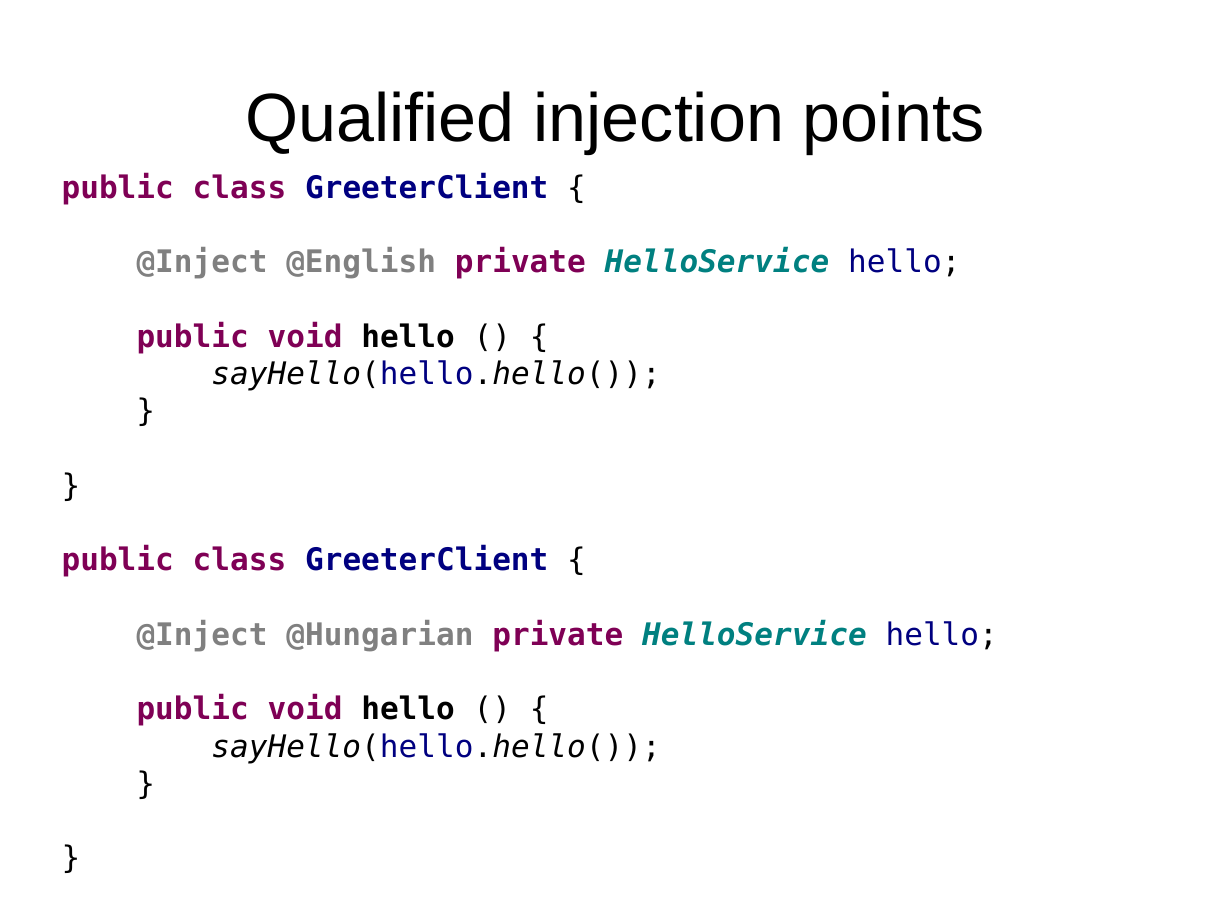
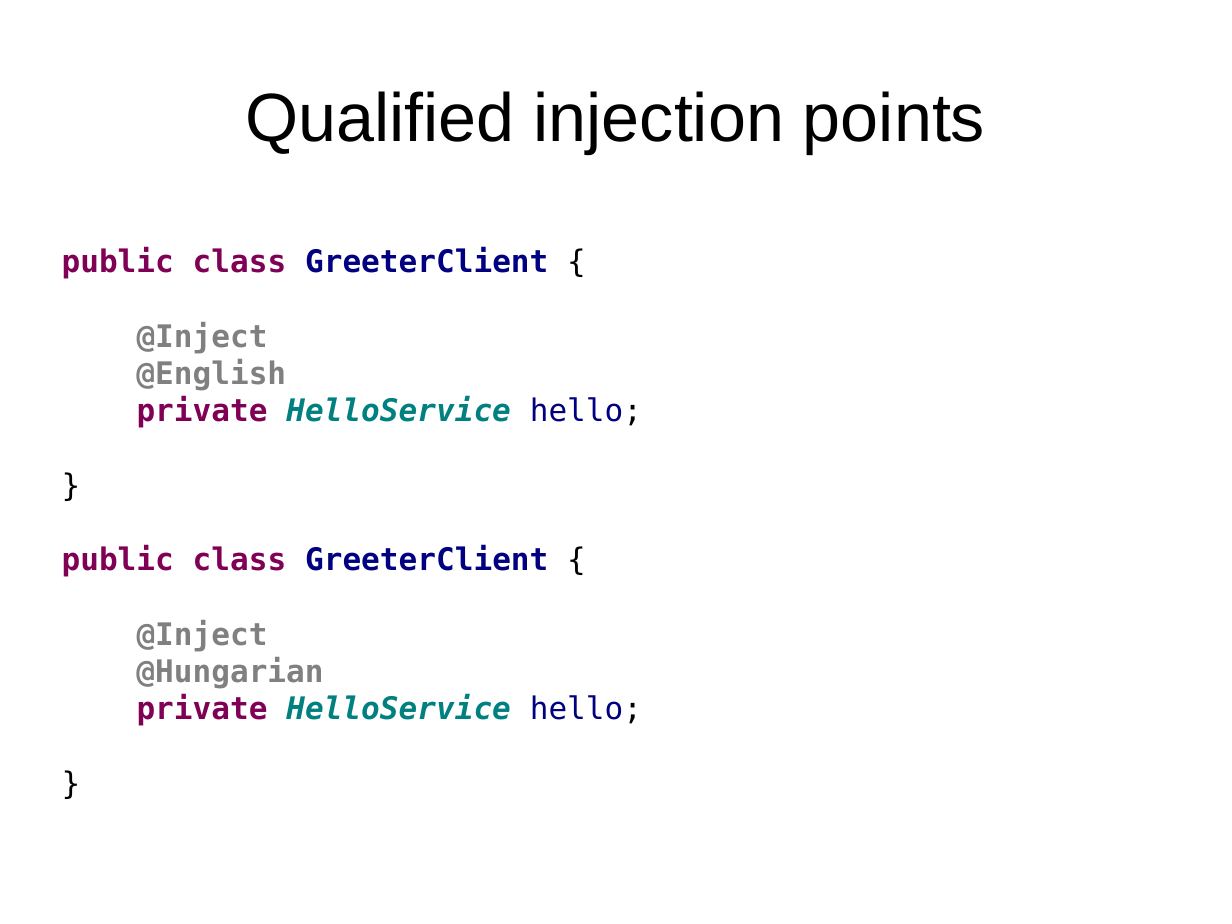
Before and after one commit to FrigoCoder/CDI, a slide deck: slide 23 of CDI.odp. Drawn at 1232x924 pixels with LibreOffice and Linux fonts; fonts in the diff are those of the drawing. Boxes give left, top, right and bottom in pixels: in the first picture for what was removed or moved away, otherwise in the second. Text is boxed around its words. In the diff, an @@ line names an element or a change of style, - is before the commit and + after.

```diff
--- a/CDI.odp
+++ b/CDI.odp
@@ text at [62, 247, 642, 726]: paragraph removed @@
-}
@@ text "public class GreeterClient {": place and size @@
-text "public class GreeterClient {" at [62, 172, 998, 763]
+text "public class GreeterClient {" at [62, 247, 642, 726]
@@ text at [136, 322, 642, 428]: text changed; text colour #000000 to #808080 @@
-@Inject @English private HelloService hello;
-public void hello () {
-sayHello(hello.hello());
-}
+@Inject
+@English
+private HelloService hello;
@@ text at [136, 620, 642, 726]: text changed; text colour #000000 to #808080 @@
-@Inject @Hungarian private HelloService hello;
-public void hello () {
-sayHello(hello.hello());
+@Inject
+@Hungarian
+private HelloService hello;
```
Also in this commit, not shown: 8 other slides changed, 3 slides added, 5 other files.
